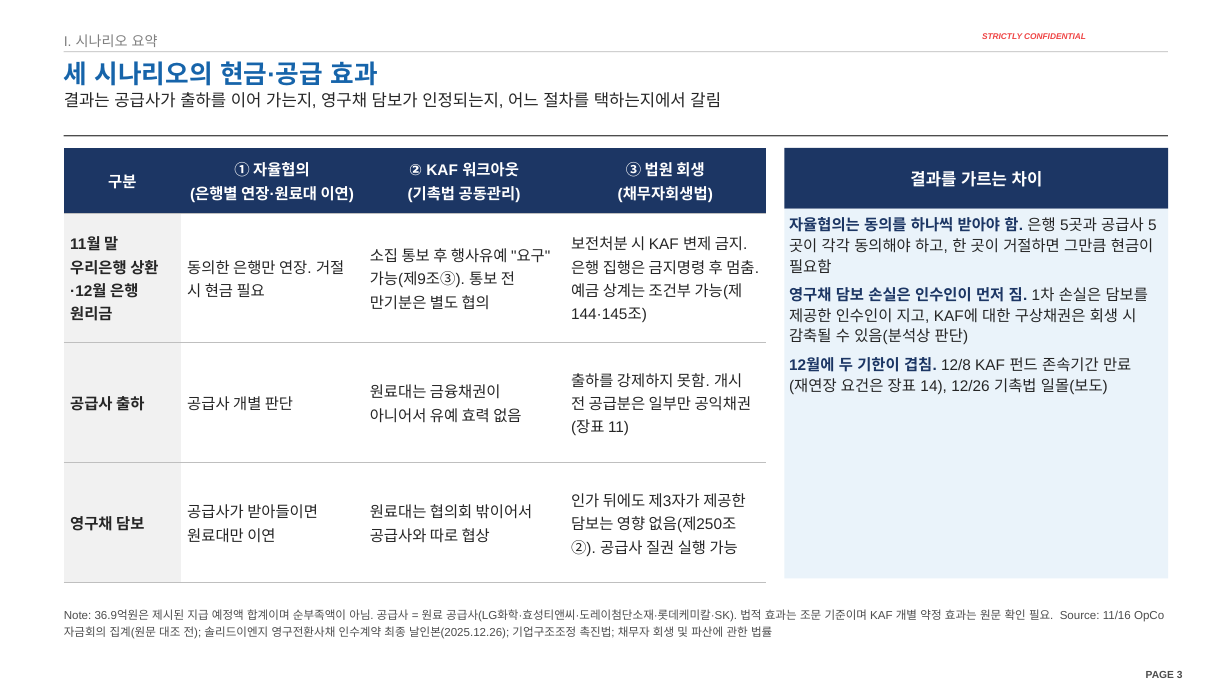
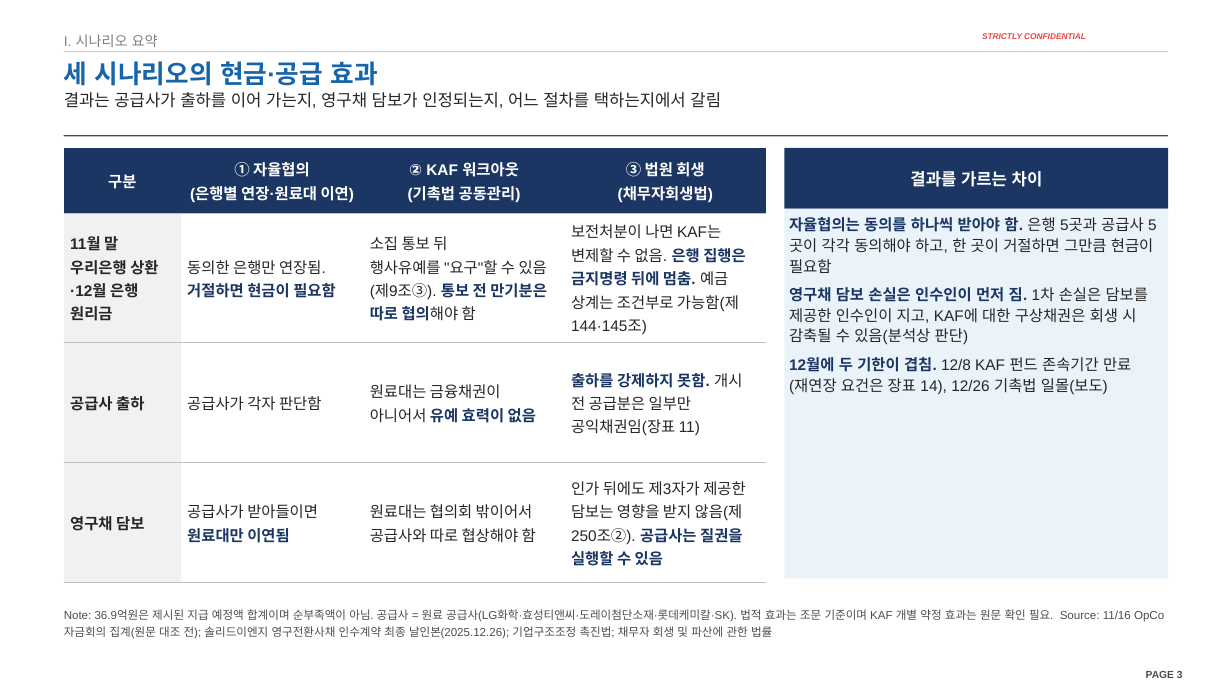
Before and after one commit to jogyesung/GS-Secretary, a slide deck: slide 3 of outputs/CIP_KAF_솔리드_자금조달차질_시나리오_20261118.pptx. Drawn at 1232x693 pixels with LibreOffice and Linux fonts; fonts in the diff are those of the drawing; background and template pictures are left out. Boxes give left, top, right and bottom in pixels: in the first picture for what was removed or moved away, otherwise in the second. Text is boxed around its words. In the diff, an @@ line names an element or a change of style, - is before the commit and + after.

```diff
--- a/outputs/CIP_KAF_솔리드_자금조달차질_시나리오_20261118.pptx
+++ b/outputs/CIP_KAF_솔리드_자금조달차질_시나리오_20261118.pptx
@@ table at (x1=64, y1=148, x2=767, y2=579) @@
-row 2: 11월 말 우리은행 상환·12월 은행 원리금 | 동의한 은행만 연장. 거절 시 현금 필요 | 소집 통보 후 행사유예 "요구" 가능(제9조③). 통보 전 만기분은 별도 협의 | 보전처분 시 KAF 변제 금지. 은행 집행은 금지명령 후 멈춤. 예금 상계는 조건부 가능(제144·145조)
+row 2: 11월 말 우리은행 상환·12월 은행 원리금 | 동의한 은행만 연장됨. 거절하면 현금이 필요함 | 소집 통보 뒤 행사유예를 "요구"할 수 있음(제9조③). 통보 전 만기분은 따로 협의해야 함 | 보전처분이 나면 KAF는 변제할 수 없음. 은행 집행은 금지명령 뒤에 멈춤. 예금 상계는 조건부로 가능함(제144·145조)
-row 3: 공급사 출하 | 공급사 개별 판단 | 원료대는 금융채권이 아니어서 유예 효력 없음 | 출하를 강제하지 못함. 개시 전 공급분은 일부만 공익채권(장표 11)
+row 3: 공급사 출하 | 공급사가 각자 판단함 | 원료대는 금융채권이 아니어서 유예 효력이 없음 | 출하를 강제하지 못함. 개시 전 공급분은 일부만 공익채권임(장표 11)
-row 4: 영구채 담보 | 공급사가 받아들이면 원료대만 이연 | 원료대는 협의회 밖이어서 공급사와 따로 협상 | 인가 뒤에도 제3자가 제공한 담보는 영향 없음(제250조②). 공급사 질권 실행 가능
+row 4: 영구채 담보 | 공급사가 받아들이면 원료대만 이연됨 | 원료대는 협의회 밖이어서 공급사와 따로 협상해야 함 | 인가 뒤에도 제3자가 제공한 담보는 영향을 받지 않음(제250조②). 공급사는 질권을 실행할 수 있음
```
Also in this commit, not shown: 15 other slides changed, 1 other file.
